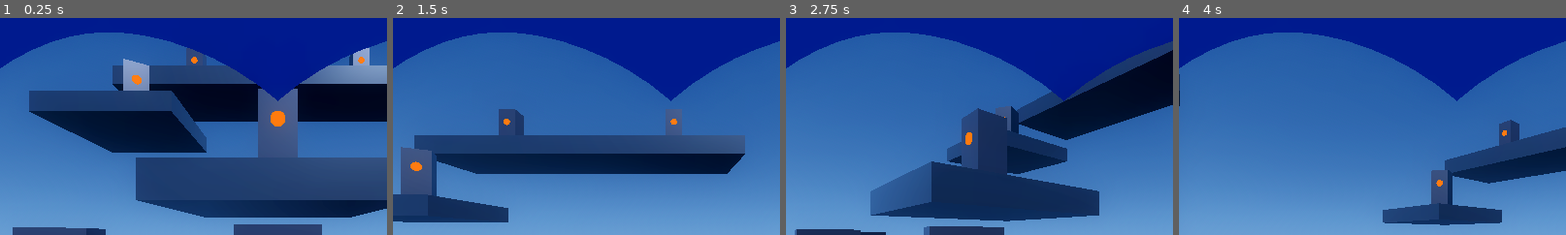
Above: before the commit, frames 1-4 (left to right).
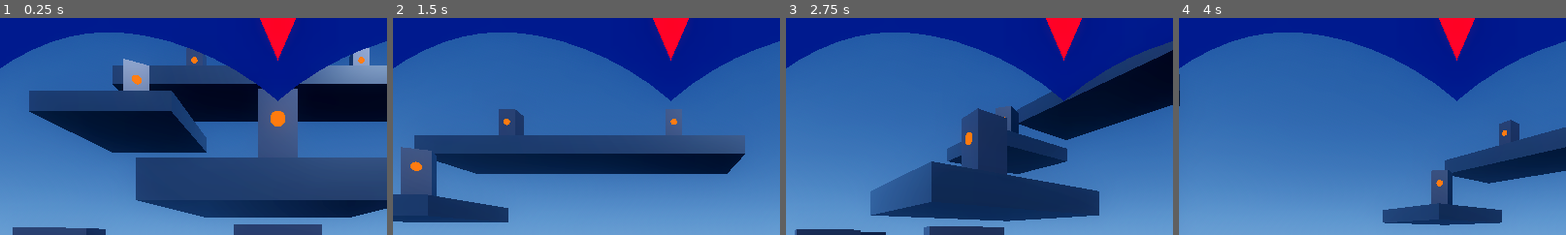
Above: after the commit, the same moments.

Repository: b6-stack/mega-man-x-remade
Game: Godot game, scene res://scenes/test_arena.tscn
Same seed, same stepped clock (60 frames per second), same inputs: the game is played once before the commit and once after it.
Inputs (mouse positions are % of the whole screen's width and height, from its top left):
- Up to frame 1 (0.25 s): no input
- Up to frame 2 (1.5 s): tap Enter (ui_accept) at 0.5, 0.77, 1.07 s; move the mouse to (72, 45) at 0.52 s; hold D 0.53-1.25 s; hold Space 0.53-1.25 s; click (72, 45) at 0.67 s; drag from (30, 55) to (45, 70) at 1.27 s
- Up to frame 3 (2.75 s): move the mouse to (60, 28) at 2.02 s; hold D from 2.03 s (still down); hold Q from 2.03 s (still down)
- Up to frame 4 (4 s): release D at 2.75 s; release Q at 2.75 s; drag from (45, 70) to (20, 35) at 2.77 s; tap Enter (ui_accept) at 3.5, 3.77 s; move the mouse to (80, 65) at 3.52 s; hold A from 3.53 s (still down); hold Space from 3.53 s (still down)
The pictures show only the part of the screen within x 14-64%, y 0-50%; the shares and areas given below are measured in that part.

The runs differ from the first frame. In frame 1, 0.9% of the frame differs, in the area x 67-77%, y 0-20%; in frame 2, 0.9%; in frame 3, 0.9%; in frame 4, 0.9%.

Commit message:
fix(visor): adjust forehead gem to (0, 0.104, -0.150) for un-occluded line of sight in VR

Diff:
--- a/scenes/player.tscn
+++ b/scenes/player.tscn
@@ -16,7 +16,7 @@
 
 [sub_resource type="PrismMesh" id="PrismMesh_center_crest"]
 material = SubResource("StandardMaterial3D_helmet_blue")
-size = Vector3(0.052, 0.048, 0.036)
+size = Vector3(0.050, 0.042, 0.020)
 
 [sub_resource type="StandardMaterial3D" id="StandardMaterial3D_jewel"]
 shading_mode = 0
@@ -28,7 +28,7 @@
 
 [sub_resource type="PrismMesh" id="PrismMesh_jewel"]
 material = SubResource("StandardMaterial3D_jewel")
-size = Vector3(0.026, 0.032, 0.020)
+size = Vector3(0.026, 0.030, 0.016)
 
 [sub_resource type="StandardMaterial3D" id="StandardMaterial3D_armor_cyan"]
 albedo_color = Color(0.04, 0.22, 0.68, 1)
@@ -198,12 +198,12 @@
 material_override = SubResource("StandardMaterial3D_helmet_blue")
 
 [node name="CenterCrest" type="MeshInstance3D" parent="XROrigin3D/XRCamera3D/HelmetVisorFrame"]
-transform = Transform3D(1, 0, 0, 0, -1, 8.74228e-08, 0, -8.74228e-08, -1, 0, 0.126, -0.160)
+transform = Transform3D(1, 0, 0, 0, -1, 8.74228e-08, 0, -8.74228e-08, -1, 0, 0.108, -0.154)
 cast_shadow = 0
 mesh = SubResource("PrismMesh_center_crest")
 
 [node name="ForeheadGem" type="MeshInstance3D" parent="XROrigin3D/XRCamera3D/HelmetVisorFrame"]
-transform = Transform3D(1, 0, 0, 0, -1, 8.74228e-08, 0, -8.74228e-08, -1, 0, 0.120, -0.157)
+transform = Transform3D(1, 0, 0, 0, -1, 8.74228e-08, 0, -8.74228e-08, -1, 0, 0.104, -0.150)
 cast_shadow = 0
 mesh = SubResource("PrismMesh_jewel")
 
